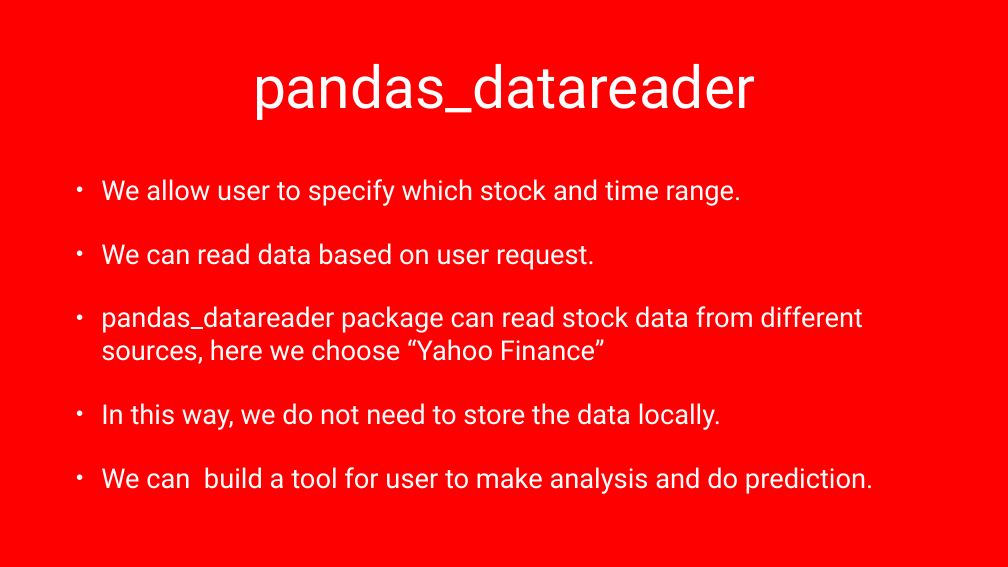
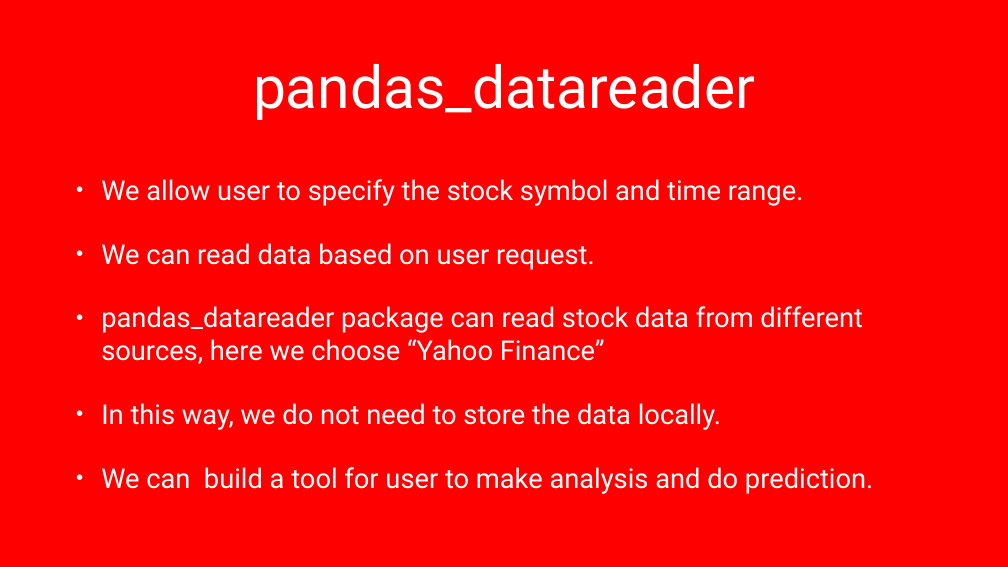
Before and after one commit to Ko2259/StockPrice, a slide deck: slide 5 of docs/Technology Review.pptx. Drawn at 1008x567 pixels with LibreOffice and Linux fonts; fonts in the diff are those of the drawing; background and template pictures are left out. Boxes give left, top, right and bottom in pixels: in the first picture for what was removed or moved away, otherwise in the second. Text is boxed around its words. In the diff, an @@ line names an element or a change of style, - is before the commit and + after.

```diff
--- a/docs/Technology Review.pptx
+++ b/docs/Technology Review.pptx
@@ text at [101,179,804,206]: text changed @@
-• We allow user to specify which stock and time range.
+• We allow user to specify the stock symbol and time range.
```
Also in this commit, not shown: 2 other slides changed, 4 slides added, 1 slide removed, 1 other file.
